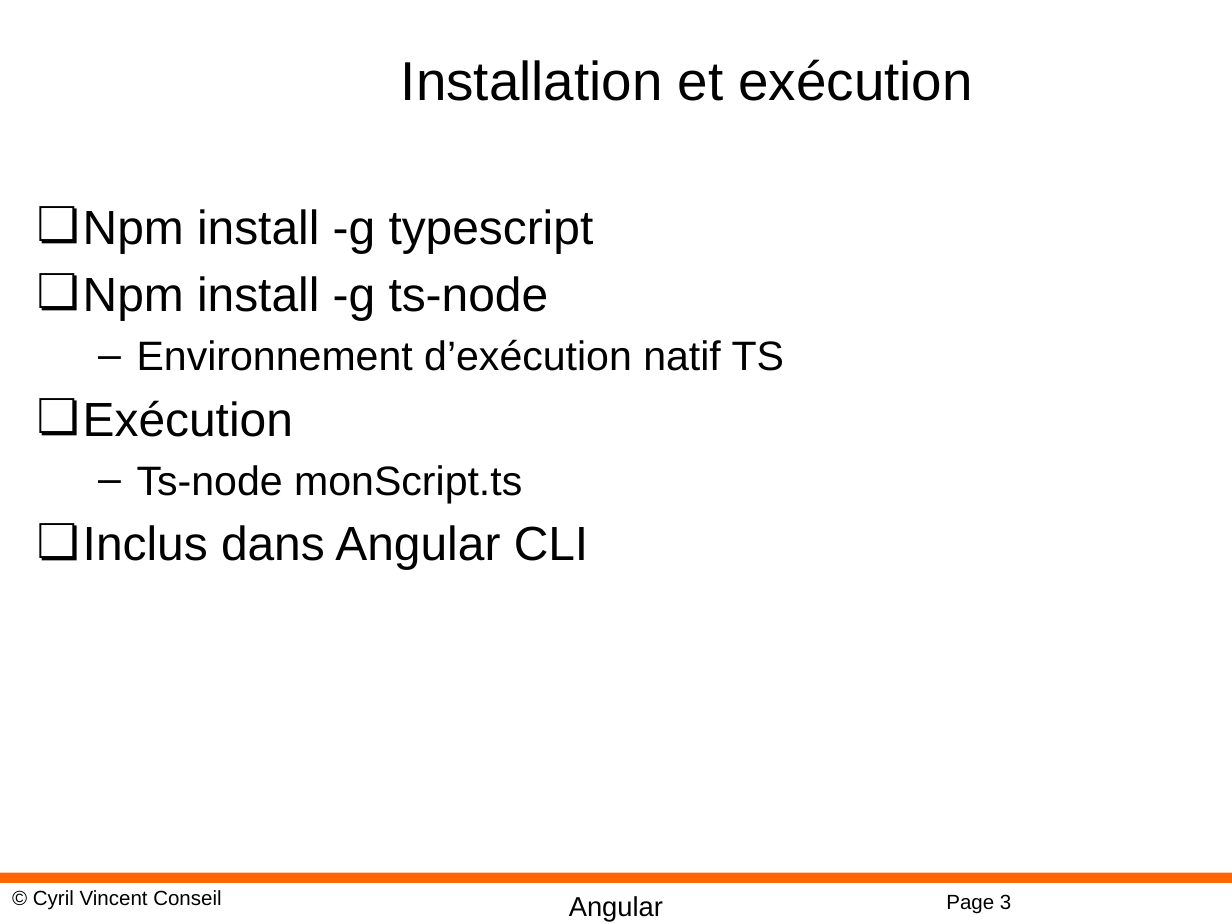
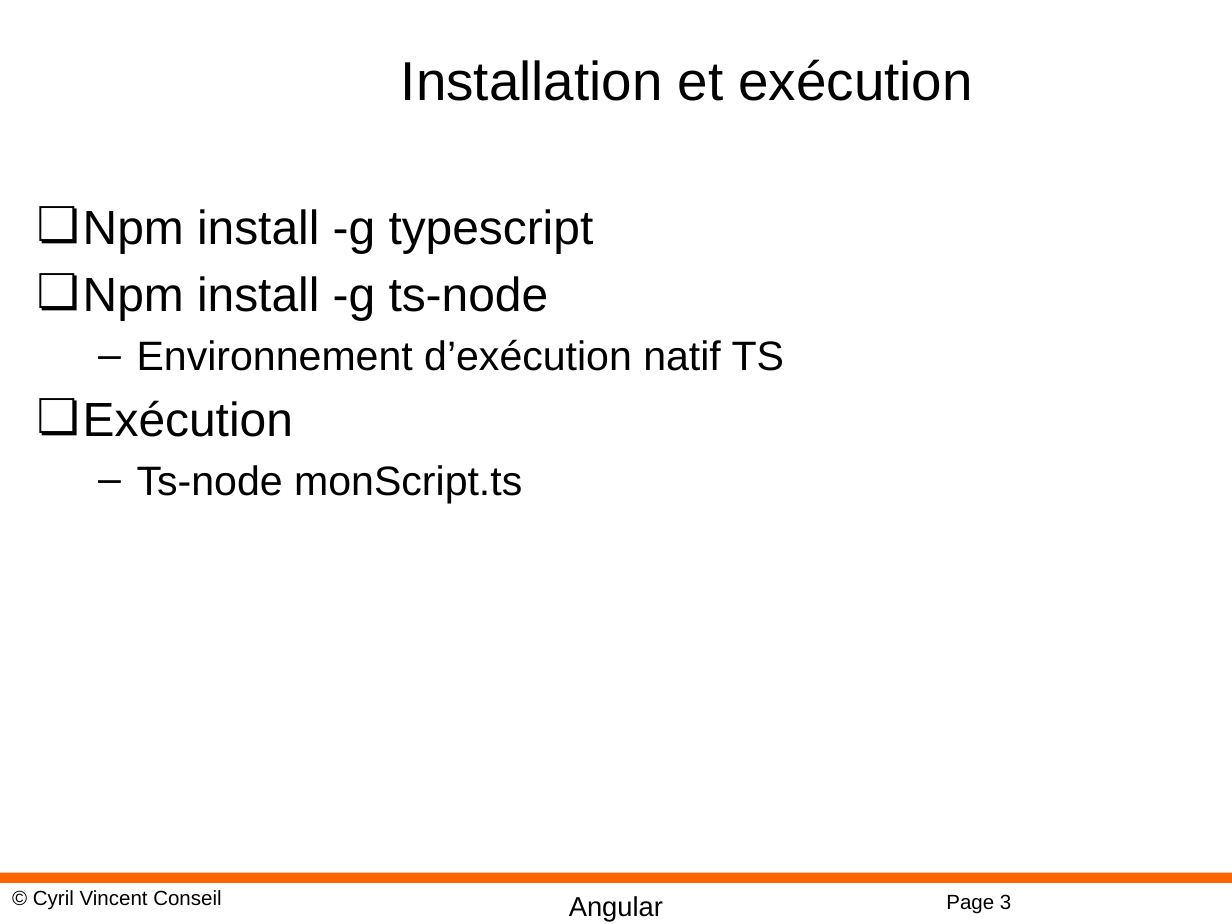
Before and after one commit to cyrilvincent/angular, a slide deck: slide 3 of PPT/Angular07-TS.pptx. Drawn at 1232x924 pixels with LibreOffice and Linux fonts; fonts in the diff are those of the drawing; background and template pictures are left out. Boxes give left, top, right and bottom in pixels: in the first picture for what was removed or moved away, otherwise in the second. Text is boxed around its words. In the diff, an @@ line names an element or a change of style, - is before the commit and + after.

```diff
--- a/PPT/Angular07-TS.pptx
+++ b/PPT/Angular07-TS.pptx
@@ text at box(83, 525, 588, 569): paragraph removed @@
-❏ Inclus dans Angular CLI
```
Also in this commit, not shown: 1 other slide changed, 17 other files.
